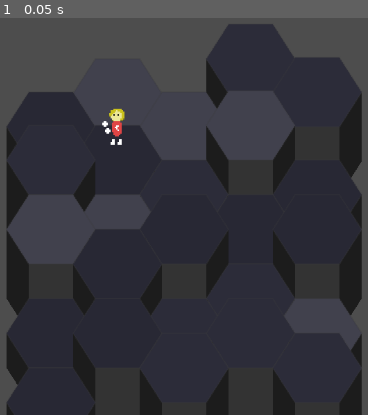
Above: before the commit, frame 1.
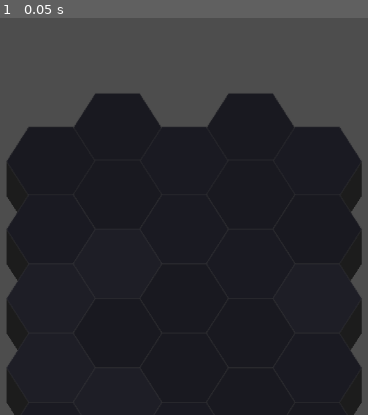
Above: after the commit, the same moment.

Repository: dminoru13/Onirociencia
Game: Godot game, scene res://cenas/Main.tscn
Same seed, same stepped clock (60 frames per second), same inputs: the game is played once before the commit and once after it.
Inputs:
- Up to frame 1 (0.05 s): no input

The runs differ from the first frame. In frame 1, 38% of the frame differs, in the area x 1-99%, y 1-100%.

Commit message:
agora a cor dos tiles muda com a altura

Diff:
--- a/cenas/Main.tscn
+++ b/cenas/Main.tscn
@@ -2,7 +2,6 @@
 
 [ext_resource type="PackedScene" uid="uid://oye5ubjpuudo" path="res://cenas/Tabuleiro.tscn" id="1_1u0wg"]
 [ext_resource type="Script" uid="uid://bcl4b7lrrrc3c" path="res://scripts/Global.gd" id="1_yihtt"]
-[ext_resource type="Texture2D" uid="uid://bufkomhe021q8" path="res://New Piskel (1).png" id="3_8tf0g"]
 [ext_resource type="PackedScene" uid="uid://bv1phvxccetpq" path="res://cenas/componentes/PosicaoHex.tscn" id="4_if0kj"]
 [ext_resource type="Script" uid="uid://cduck5d34q3fy" path="res://scripts/label.gd" id="5_if0kj"]
 [ext_resource type="Script" uid="uid://xntaqqjmbdet" path="res://cenas/camera_2d.gd" id="6_yihtt"]
@@ -12,21 +11,13 @@
 achatamento = 0.78
 
 [node name="Tabuleiro" parent="." unique_id=1035979696 instance=ExtResource("1_1u0wg")]
-z_index = 259
-position = Vector2(480, 259)
+z_index = 299
+position = Vector2(480, 299)
 tamanho_tabuleiro = Vector2i(5, 5)
 cor_tabuleiro = Color(0.17442039, 0.17439902, 0.22668165, 1)
 
 [node name="PosicaoHex" parent="Tabuleiro" unique_id=66041640 instance=ExtResource("4_if0kj")]
 posicao_hexagonal = Vector2i(10, 6)
-
-[node name="NewPiskel(1)" type="Sprite2D" parent="." unique_id=554473916]
-z_index = 237
-position = Vector2(528, 237)
-texture = ExtResource("3_8tf0g")
-
-[node name="PosicaoHex" parent="NewPiskel(1)" unique_id=1363013821 instance=ExtResource("4_if0kj")]
-posicao_hexagonal = Vector2i(11, 6)
 
 [node name="Label" type="Label" parent="." unique_id=59206651]
 offset_left = 467.0
--- a/cenas/camera_2d.gd
+++ b/cenas/camera_2d.gd
@@ -9,14 +9,31 @@
 	zoom = zoom_padrao
 
 
-func _process(delta: float) -> void:
-	var direcao := Vector2.ZERO
+var ultima_pos_mouse: Vector2
+var movendo := false
+
+func _process(delta):
+	if Input.is_mouse_button_pressed(MOUSE_BUTTON_LEFT):
+		if not movendo:
+			ultima_pos_mouse = get_global_mouse_position()
+			movendo = true
+
+		var mouse_atual = get_global_mouse_position()
+		global_position -= mouse_atual - ultima_pos_mouse
+		ultima_pos_mouse = mouse_atual
+	else:
+		movendo = false
+
+
+
 
 
 
 
 func _input(event):
 	if event is InputEventMouseButton and event.pressed:
+
+		#ZOOM
 		if event.button_index == MOUSE_BUTTON_WHEEL_UP:
 			zoom += Vector2(velocidade_zoom, velocidade_zoom)
 		elif event.button_index == MOUSE_BUTTON_WHEEL_DOWN:
@@ -24,3 +41,5 @@
 
 		zoom.x = clamp(zoom.x, zoom_min.x, zoom_max.x)
 		zoom.y = clamp(zoom.y, zoom_min.y, zoom_max.y)
+
+		#MOVIMENTAÇÃO
--- a/scripts/Tabuleiro.gd
+++ b/scripts/Tabuleiro.gd
@@ -12,9 +12,9 @@
 func _ready() -> void:
 
 	var cores = [
-		cor_tabuleiro.lightened(0.1),
 		cor_tabuleiro,
-		cor_tabuleiro.darkened(0.1)
+		cor_tabuleiro.lightened(0.03),
+		cor_tabuleiro.darkened(0.05)
 	]
 
 
@@ -24,7 +24,6 @@
 			add_child(tile)
 			tile.posicionar(Vector2i(x,y))
 			tile.cor_tile = cores.pick_random()
-			tile.altura = randi_range(1,2)
 
 
 
--- a/scripts/Tile.gd
+++ b/scripts/Tile.gd
@@ -62,8 +62,7 @@
 	if not poly or not borda or not colisao or not pos_hex:
 		return
 
-	altura_muro = Global.get_altura_hexagono()/2 * (pos_hex.ALTURA)
-	print(pos_hex.ALTURA)
+	altura_muro = Global.get_altura_hexagono()/2 * (max(1,pos_hex.ALTURA+1))
 	var pontos = criar_hecxagono()
 	var pontos_parede = criar_parede()
 	if pontos.size() < 6:
@@ -71,7 +70,7 @@
 
 	colisao.polygon = pontos
 	poly.polygon = pontos
-	poly.color = cor_tile
+	poly.color = cor_tile.darkened(0.4).lightened(float(altura)/25)
 
 	borda.points = fechar_poligonos_ponto(pontos)
 	borda.width = espessura_linha
@@ -81,7 +80,7 @@
 	parede.color = cor_parede
 
 	parede_frente.polygon = criar_parede_ferente()
-	parede_frente.color = cor_parede.lightened(0.1)
+	parede_frente.color = cor_parede.lightened(0.02)
 
 
 func reajustar_posicao_hexagono():
